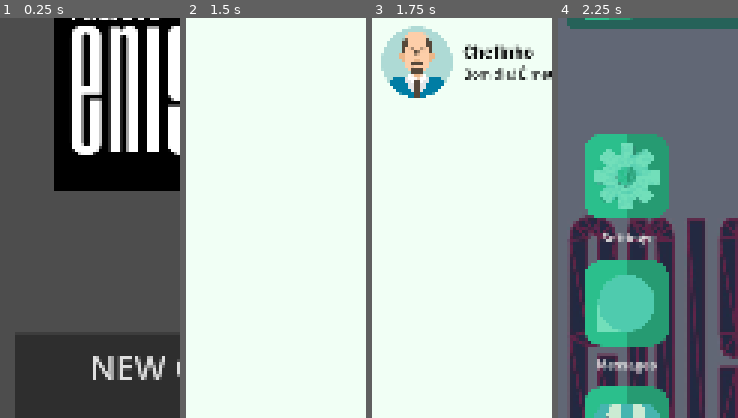
Above: before the commit, frames 1-4 (left to right).
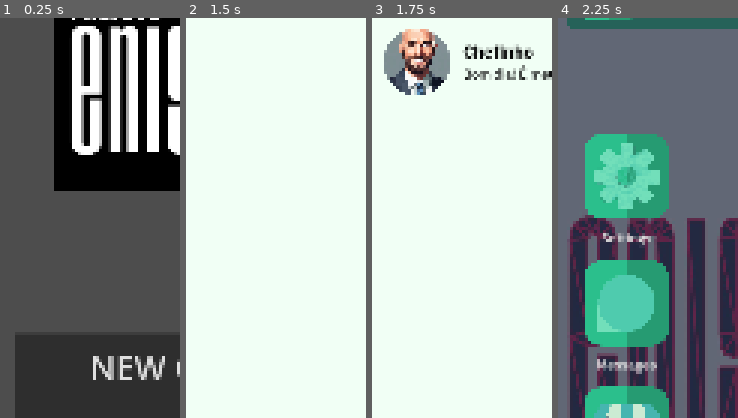
Above: after the commit, the same moments.

Repository: StudioENIGMA/ProjectENIGMA
Game: Godot game, scene res://scenes/main.tscn
Same seed, same stepped clock (60 frames per second), same inputs: the game is played once before the commit and once after it. The engine's default icon, where the game draws it, is replaced by a stand-in: a white triangle on a blue panel in a dark square.
Inputs (mouse positions are % of the whole screen's width and height, from its top left):
- Up to frame 1 (0.25 s): no input
- Up to frame 2 (1.5 s): click "NEW GAME" at 0.5 s; click "Messages" at 1.25 s
- Up to frame 3 (1.75 s): no input
- Up to frame 4 (2.25 s): click (89, 4) at 2 s
The pictures show only the part of the screen within x 0-50%, y 11-61%; the shares and areas given below are measured in that part.

Frames 1-2 are identical in both runs. In frame 3, 5.1% of the frame differs, in the area x 5-45%, y 2-20%; in frame 4, nothing differs.

Commit message:
[0.3.11] FEAT :: ADDED AVATARS ICONS ADDED THE ICONS OF THE GAME'S CHARACTER
Body:
(+) added avatars icons

from: 0.3.10

Diff:
--- a/scenes/conversation_row.tscn
+++ b/scenes/conversation_row.tscn
@@ -28,7 +28,7 @@
 layout_mode = 2
 texture = ExtResource("1_2huwx")
 expand_mode = 2
-flip_h = true
+stretch_mode = 3
 
 [node name="VBoxContainer" type="VBoxContainer" parent="HBoxContainer"]
 layout_mode = 2
Binary file changed: assets/avatars/Chefinho.png
Binary file added: assets/avatars/Financial_Manager.png
Not shown, added: assets/avatars/Financial_Manager.png.import
Binary file added: assets/avatars/HR_Manager.png
Not shown, added: assets/avatars/HR_Manager.png.import
Binary file changed: assets/avatars/Jorge.png
Binary file added: assets/avatars/TI_Manager.png
Not shown, added: assets/avatars/TI_Manager.png.import
Not shown: 1 places in scenes/game_screen.tscn that only renumber resources
